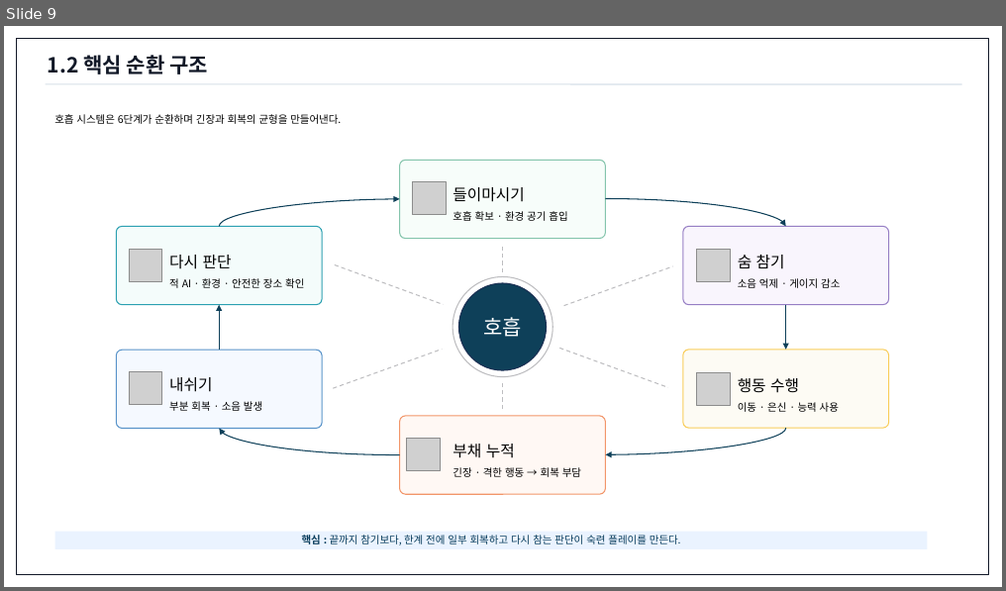
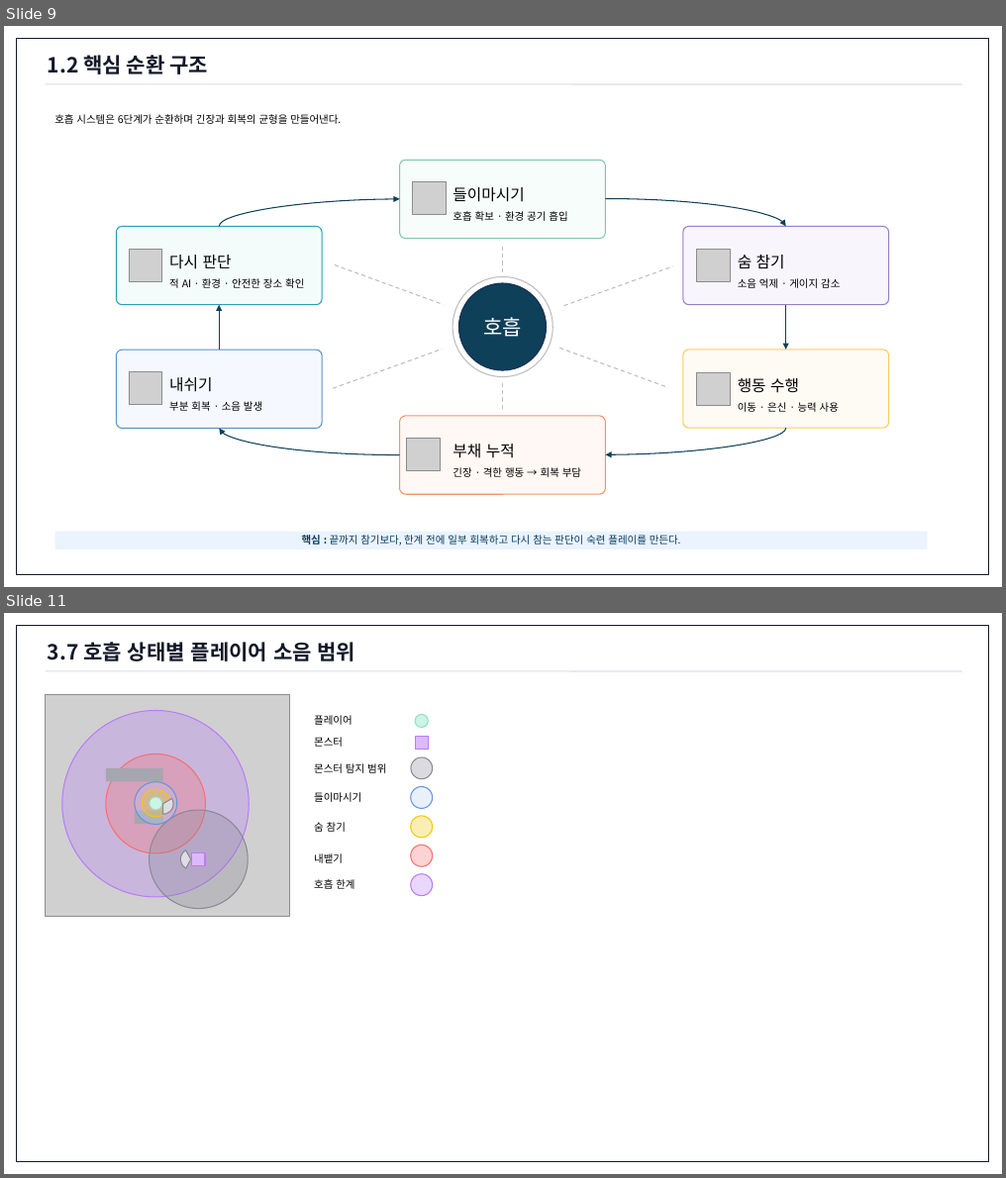
Before and after one commit to ysooj/Gihoek_8, a slide deck: [작업 중] 호흡 시스템 기획문서.pptx. Shown one above the other, each under a label of ours: slide 9 before the commit, slides 9 and 11 after it; the slides between them are not shown. The pictures are 1006x591 and 1006x1178 pixels, drawn with LibreOffice and Linux fonts; fonts in the diff are those of the drawing; grey boxes stand for pictures. Boxes give left, top, right and bottom in pixels: in the first picture for what was removed or moved away, otherwise in the second. Text is boxed around its words. In the diff, an @@ line names an element or a change of style, - is before the commit and + after.

```diff
--- a/[작업 중] 호흡 시스템 기획문서.pptx
+++ b/[작업 중] 호흡 시스템 기획문서.pptx
@@ slide 11 added at [4,613,1002,1174], background #FFFFFF @@
@@ rectangle added at [16,625,989,1162], outline #111827 1 pt @@
@@ text added at [48,642,356,662], 20 pt, text #111827, bold @@
+3.7 호흡 상태별 플레이어 소음 범위
@@ line added from (46, 671) to (962, 671), #D7E0E8 1 pt @@
@@ picture added at [46,694,290,917] @@
@@ ellipse added at [62,710,249,897], fill #BA7BF9 at 30% opacity, outline #BA7BF9 1 pt @@
@@ text added at [314,715,352,725], 10 pt, text #000000 @@
+플레이어
@@ ellipse added at [415,714,429,728], fill #CDF3E4, outline #8DE3C0 1 pt @@
@@ ellipse added at [106,754,205,854], fill #F96F6F at 30% opacity, outline #F96F6F 1 pt @@
@@ text added at [314,737,343,747], 10 pt, text #000000 @@
+몬스터
@@ ellipse added at [411,758,433,779], fill #898997 at 30% opacity, outline #898997 1 pt @@
@@ rectangle added at [415,736,428,749], fill #DBBAFC, outline #BA7BF9 1 pt @@
@@ rectangle added at [106,768,162,782], fill #A6A6B0 @@
@@ ellipse added at [135,782,177,825], fill #B9D0F1 at 30% opacity, outline #6295E0 1 pt @@
@@ ellipse added at [142,789,169,817], fill #F3C70D at 30% opacity, outline #F3C70D 1 pt @@
@@ text added at [314,763,386,773], 10 pt, text #000000 @@
+몬스터 탐지 범위
@@ ellipse added at [411,786,433,808], fill #B9D0F1 at 30% opacity, outline #6295E0 1 pt @@
@@ rectangle added at [135,811,162,824], fill #A6A6B0 @@
@@ ellipse added at [150,810,249,909], fill #898997 at 30% opacity, outline #898997 1 pt @@
@@ ellipse added at [150,797,162,811], fill #CDF3E4, outline #8DE3C0 1 pt @@
@@ pie slice (boxed as its full ellipse) added at [152,793,174,814], fill #DEDEE2, outline #898997 1 pt @@
@@ text added at [314,792,361,802], 10 pt, text #000000 @@
+들이마시기
@@ ellipse added at [411,816,433,838], fill #F3C70D at 30% opacity, outline #F3C70D 1 pt @@
@@ pie slice (boxed as its full ellipse) added at [177,845,206,873], fill #DEDEE2, outline #898997 1 pt @@
@@ text added at [314,822,346,832], 10 pt, text #000000 @@
+숨 참기
@@ ellipse added at [411,845,433,866], fill #F96F6F at 30% opacity, outline #F96F6F 1 pt @@
@@ rectangle added at [192,853,205,865], fill #DBBAFC, outline #BA7BF9 1 pt @@
@@ text added at [314,854,343,863], 10 pt, text #000000 @@
+내뱉기
@@ text added at [314,879,354,889], 10 pt, text #000000 @@
+호흡 한계
@@ ellipse added at [411,874,433,896], fill #BA7BF9 at 30% opacity, outline #BA7BF9 1 pt @@
```
Also in this commit, not shown: 2 other slides added, 1 other file.
